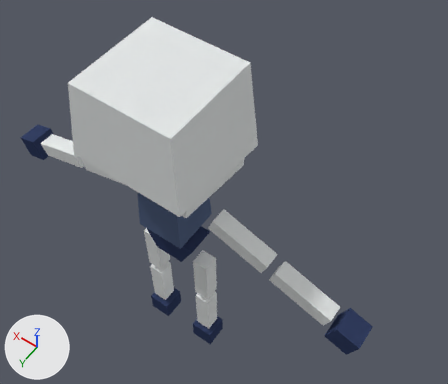
What one commit did to the Blender file Assets/3D_Assets/meleeSkeleton.blend.
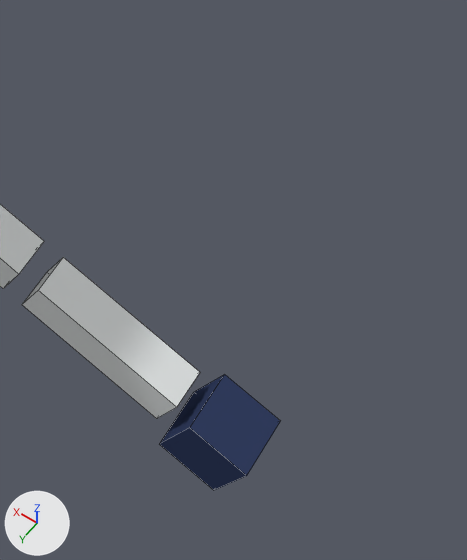
Old and new are each drawn whole from a 50 mm camera at (-4.41, 4.71, 12.47) aimed at (-0.24, -1.13, 3.29) and again close up on the part from 58% to 100% of the width and 41% to 100% of the height. Every picture has the same lights, and +X, +Y and +Z are marked at lower left. The close-ups show mesh edges as thin lines.
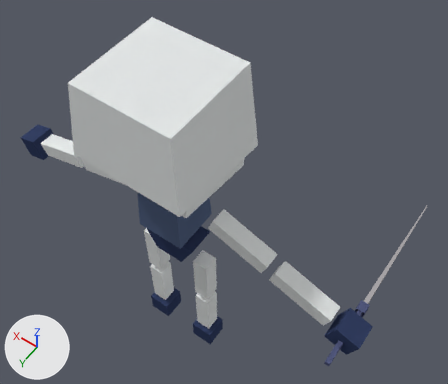
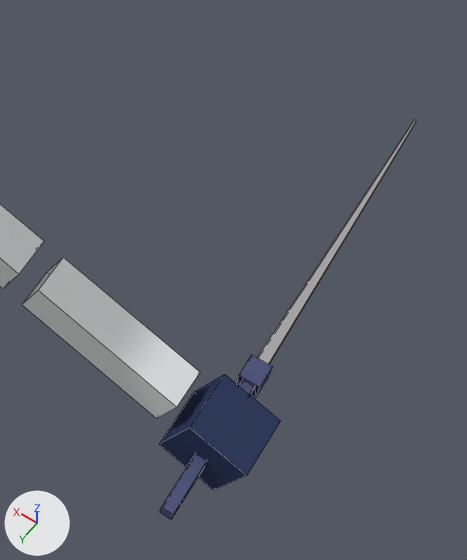
Changed parts and their boxes [x1, y1, x2, y2] in the close-ups (467 x 560 px):
'Cube', added
    after: [160, 120, 416, 520]
    faces in mat_sword: [257, 120, 416, 364]
    faces in mat_handle (dark blue #52587c): [160, 355, 273, 520]

Patch to the scene script:
```diff
--- a/Assets/3D_Assets/meleeSkeleton.blend.py
+++ b/Assets/3D_Assets/meleeSkeleton.blend.py
@@ mat_handle @@
+mat_handle = diffuse_material('handle')
+mat_handle.base_color = (0.0838, 0.0972, 0.202)  # dark blue #52587c
@@ mat_sword @@
+mat_sword = bpy.data.materials.new('sword')
+mat_sword.use_nodes = True; mat_sword.node_tree.nodes.clear()
+_N = mat_sword.node_tree.nodes; _L = mat_sword.node_tree.links
+n0 = _N.new('ShaderNodeOutputMaterial'); n0.name = 'Material Output'
+n1 = _N.new('ShaderNodeBsdfAnisotropic'); n1.name = 'Glossy BSDF'
+n1.distribution = 'GGX'
+n1.inputs[0].default_value = (0.8, 0.766, 0.791, 1.0)  # 'Color', white #e7e3e6
+n1.inputs[1].default_value = 0.0  # 'Roughness'
+_L.new(n1.outputs[0], n0.inputs[0])  # 'BSDF' to 'Surface'
@@ me_cube @@
+me_cube.from_pydata(...)  # 24 vertices, 22 faces; spans x -1.11..1.12, y -0.91..1.32, z -0.76..0.46
+# faces by material slot: [4, 18]
+me_cube.materials.append(mat_sword)
+me_cube.materials.append(mat_handle)  # dark blue #52587c
@@ ob_cube @@
+ob_cube = bpy.data.objects.new('Cube', me_cube)
+ob_cube.location = (-3.478, -1.627, 3.256)
+ob_cube.rotation_euler = (1.551, 0.0, 0.0)  # degrees (89, 0, 0)
+ob_cube.scale = (0.0689, 0.0689, 3.0)
```
